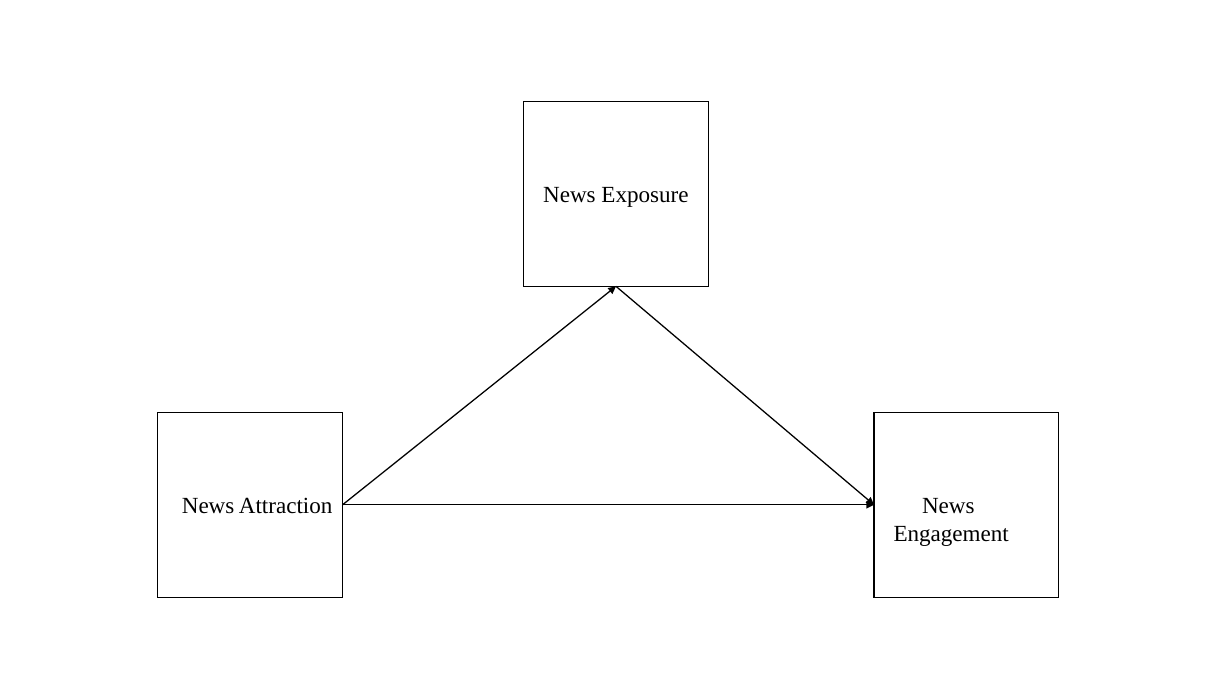
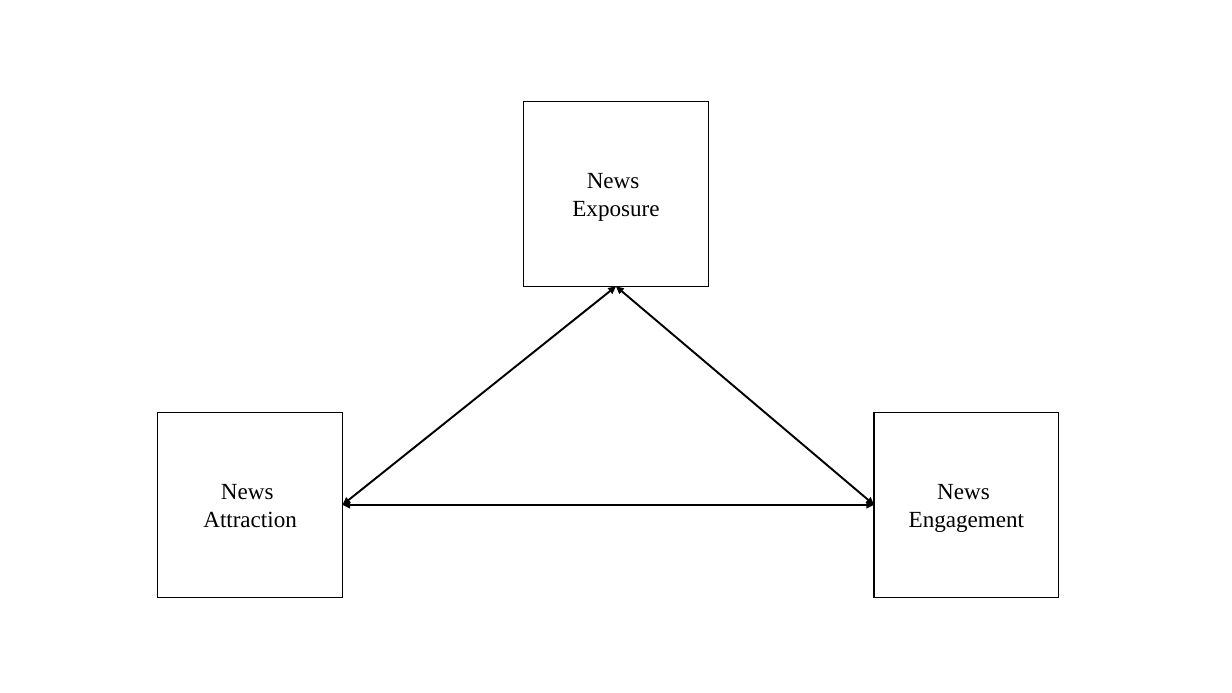
Before and after one commit to mattbarnidge/linkage, a slide deck: slide 1 of INE/Figure 1.pptx. Drawn at 1232x693 pixels with LibreOffice and Linux fonts; fonts in the diff are those of the drawing. Boxes give left, top, right and bottom in pixels: in the first picture for what was removed or moved away, otherwise in the second. Text is boxed around its words. In the diff, an @@ line names an element or a change of style, - is before the commit and + after.

```diff
--- a/INE/Figure 1.pptx
+++ b/INE/Figure 1.pptx
@@ text at (x1=572, y1=173, x2=659, y2=221): text changed @@
-News Exposure
+News
+Exposure
@@ arrow (343, 505) - (616, 287): arrow to double arrow; stroke #000000 1 pt to #000000 1.5 pt @@
@@ arrow moved from (616, 287) - (874, 505) to (874, 505) - (616, 287) @@
@@ arrow (874, 505) - (616, 287): arrow to double arrow; stroke #000000 1 pt to #000000 1.5 pt @@
@@ text "News" moved from (x1=894, y1=498, x2=1009, y2=546) to (x1=909, y1=484, x2=1024, y2=532) @@
@@ text at (x1=203, y1=484, x2=297, y2=528): text changed @@
-News Attraction
+News
+Attraction
@@ arrow (343, 505) - (874, 505): arrow to double arrow; stroke #000000 1 pt to #000000 1.5 pt @@
```
